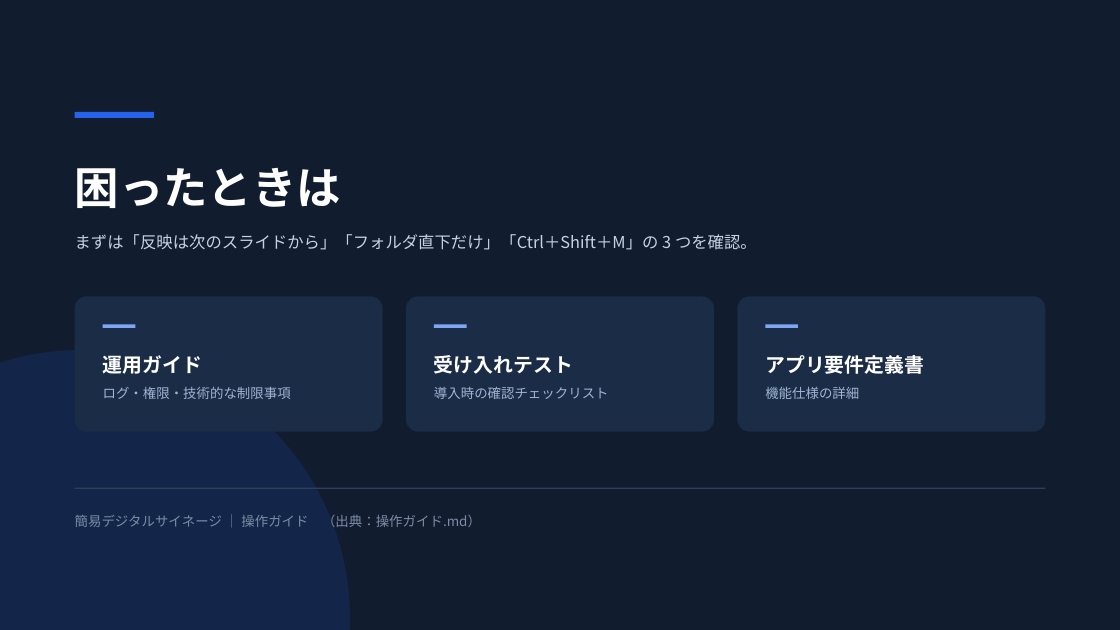
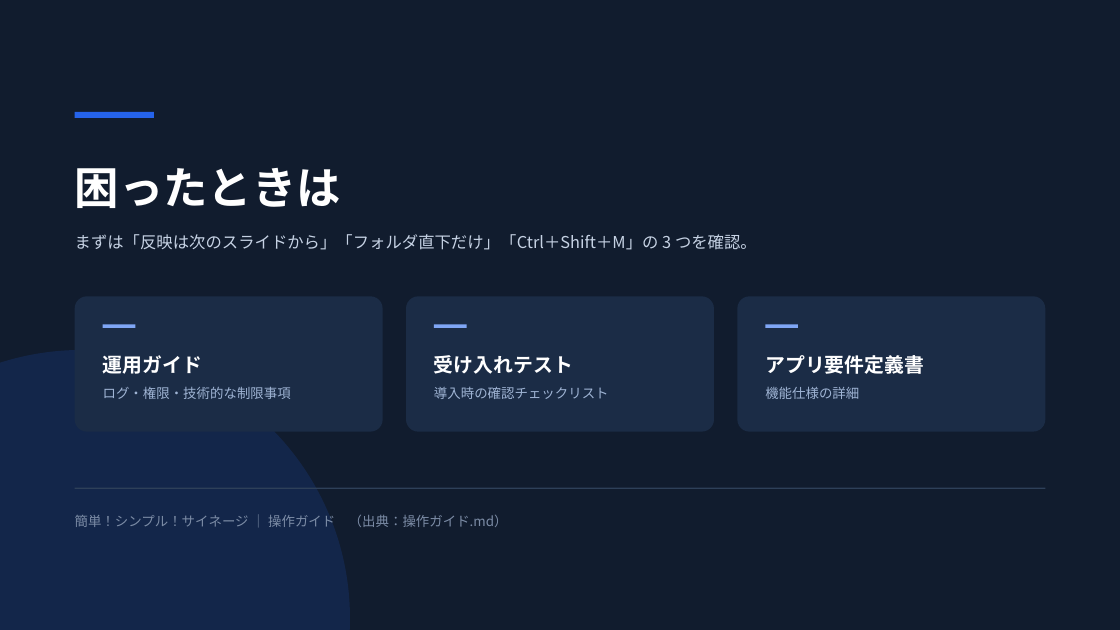
Before and after one commit to kamanori3/SimpleDigitalSignage, a slide deck: slide 19 of docs/操作ガイド.pptx. Drawn at 1120x630 pixels with LibreOffice and Linux fonts; fonts in the diff are those of the drawing. Boxes give left, top, right and bottom in pixels: in the first picture for what was removed or moved away, otherwise in the second. Text is boxed around its words. In the diff, an @@ line names an element or a change of style, - is before the commit and + after.

```diff
--- a/docs/操作ガイド.pptx
+++ b/docs/操作ガイド.pptx
@@ text at [75, 515, 508, 527]: text changed @@
-簡易デジタルサイネージ ｜ 操作ガイド （出典：操作ガイド.md）
+簡単！シンプル！サイネージ ｜ 操作ガイド （出典：操作ガイド.md）
```
Also in this commit, not shown: 18 other slides changed, 13 other files.
